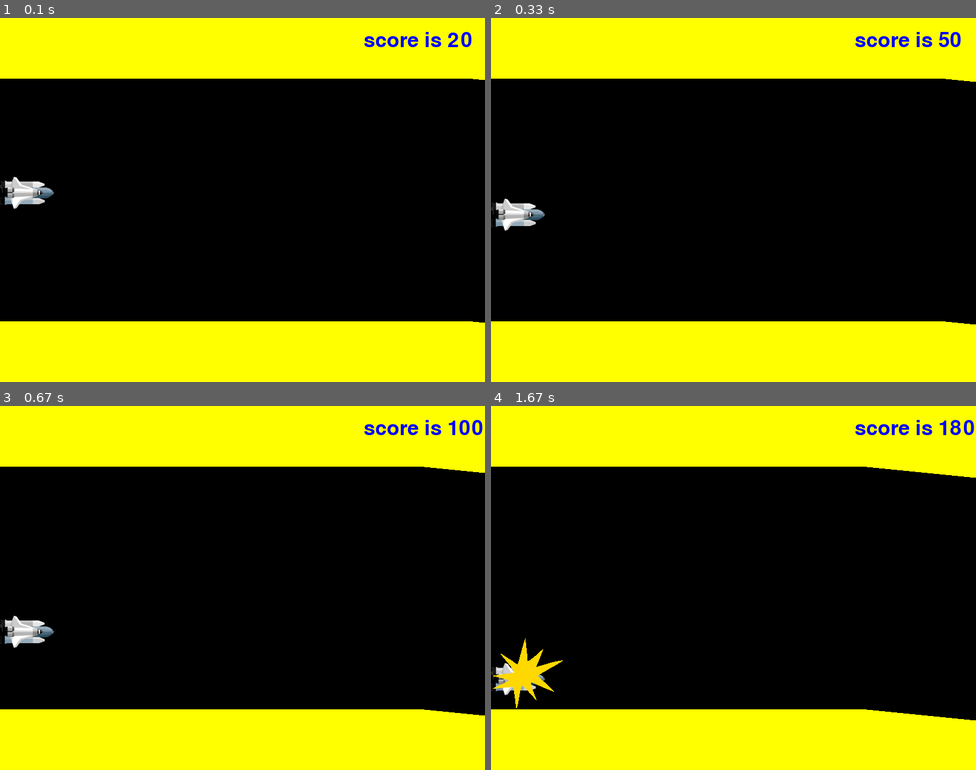
Above: before the commit, frames 1-4 (two rows, left to right).
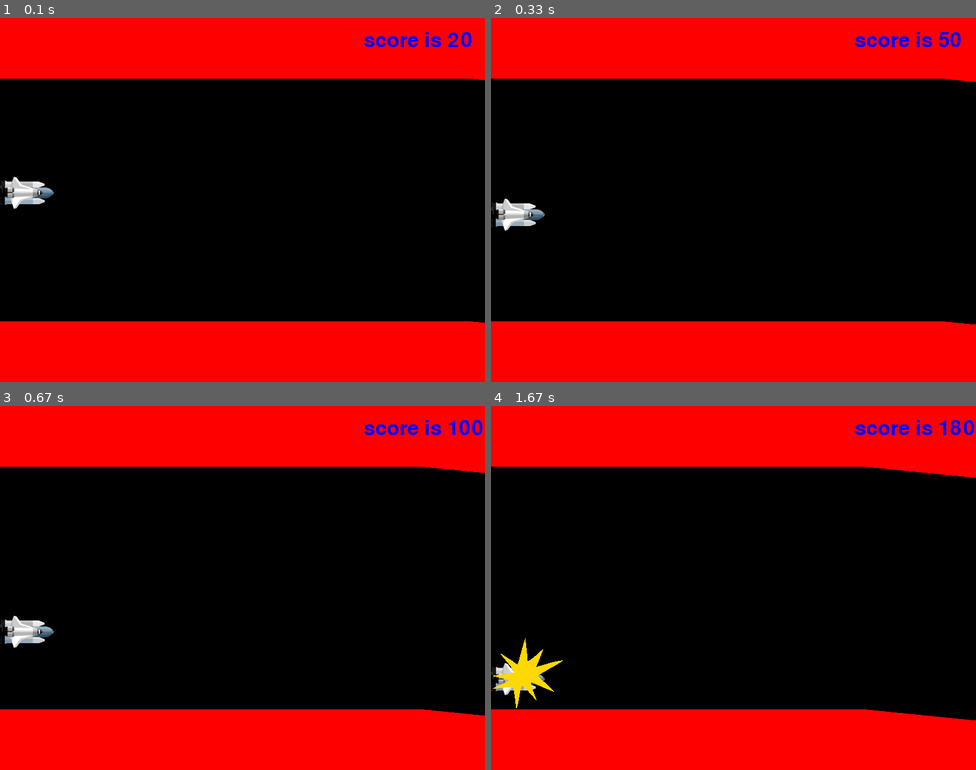
Above: after the commit, the same moments.

Repository: jjypainter/Pygame
Game: pygame game, started from cave2.py
The game is run twice, just before and just after one commit, with the same random seed, the same clock (stepped at 60 frames per second) and the same inputs.
Inputs:
- Up to frame 1 (0.1 s): no input
- Up to frame 2 (0.33 s): no input
- Up to frame 3 (0.67 s): tap Space at 0.33 s
- Up to frame 4 (1.67 s): tap Space at 0.73, 1.03 s

The runs differ from the first frame. In frame 1, 33% of the frame differs, in the area x 0-100%, y 0-100%; in frame 2, 33%; in frame 3, 33%; in frame 4, 33%.

Commit message:
동굴색깔 바꿔봄

Diff:
--- a/cave2.py
+++ b/cave2.py
@@ -56,7 +56,7 @@
                     holes[0].bottom < ship_y + 80:
                 game_over = True
 
-        SURFACE.fill((255, 255, 0))
+        SURFACE.fill((255, 0, 0))
         for hole in holes:
             pygame.draw.rect(SURFACE, (0, 0, 0), hole)
         SURFACE.blit(ship_image, (0, ship_y))
